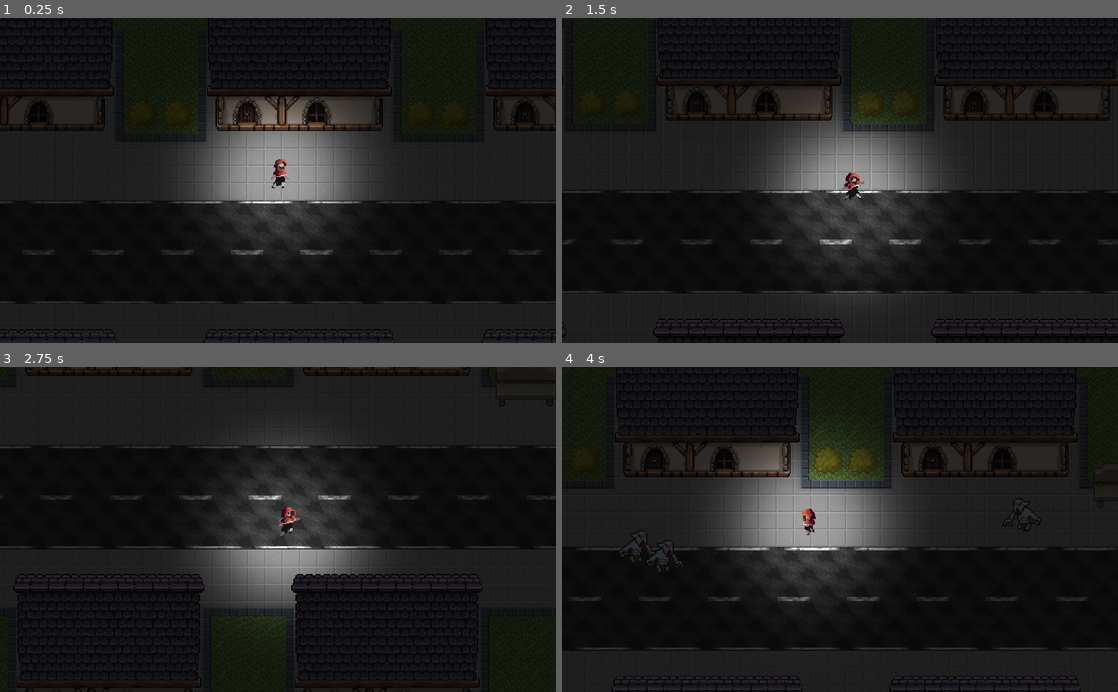
Above: before the commit, frames 1-4 (two rows, left to right).
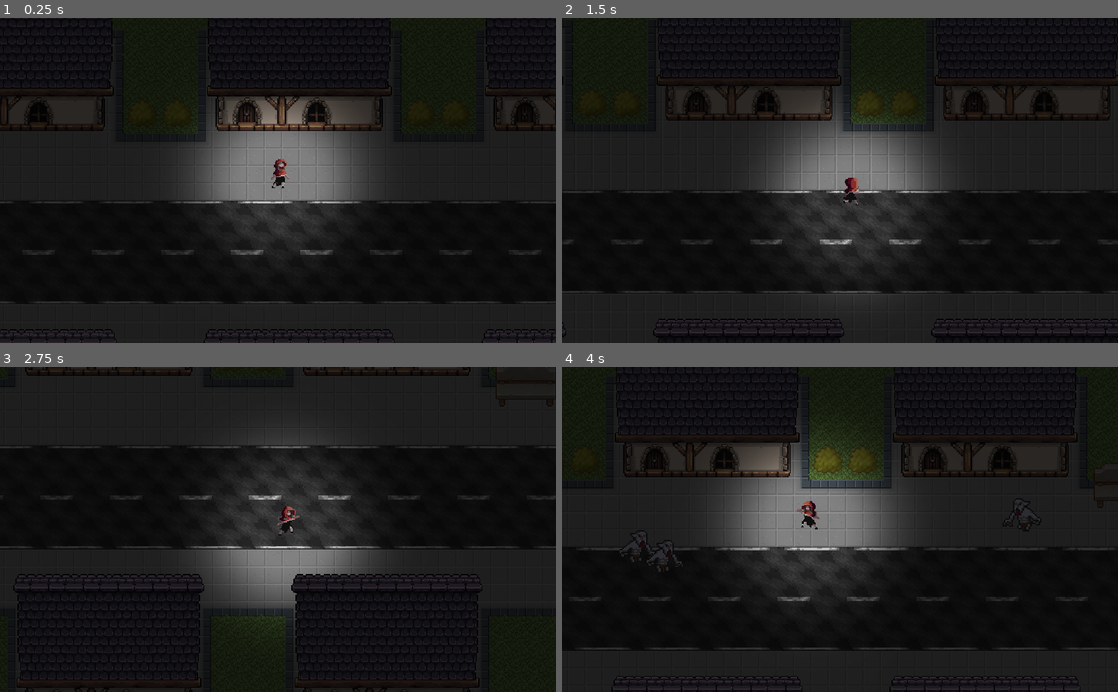
Above: after the commit, the same moments.

Repository: EispriStic/Francis
Game: Godot game, scene res://Scenes/Level01.tscn
Same seed, same stepped clock (60 frames per second), same inputs: the game is played once before the commit and once after it.
Inputs:
- Up to frame 1 (0.25 s): no input
- Up to frame 2 (1.5 s): tap Enter at 0.5 s; hold D (right) 0.53-1.28 s; hold Shift (sprint) 0.53-1.28 s; hold S (down) from 1.28 s (still down); tap Shift (sprint) at 1.35 s
- Up to frame 3 (2.75 s): release S (down) at 2.03 s; hold D (right) from 2.03 s (still down); hold Shift (sprint) from 2.03 s (still down)
- Up to frame 4 (4 s): release D (right) at 2.78 s; release Shift (sprint) at 2.78 s; hold Z (up) 2.78-3.53 s; tap Shift (sprint) at 2.85 s; hold Q (left) from 3.53 s (still down); hold Shift (sprint) from 3.53 s (still down)

The runs differ from the first frame. In frame 1, 0.9% of the frame differs, in the area x 44-56%, y 41-58%; in frame 2, 0.4%; in frame 3, 0.2%; in frame 4, 1.0%, in the area x 39-50%, y 40-57%.

Commit message:
Update
Meilleure gestion des animations du joueur
Animation va plus vite quand le joueur cours
Création d'une jauge d'endurance

Diff:
--- /dev/null
+++ b/Francis/Scenes/Interface.tscn
@@ -0,0 +1,8 @@
+[gd_scene format=2]
+
+[node name="Interface" type="Control"]
+anchor_right = 1.0
+anchor_bottom = 1.0
+__meta__ = {
+"_edit_use_anchors_": false
+}
--- a/Francis/Scenes/Level01.tscn
+++ b/Francis/Scenes/Level01.tscn
@@ -12,6 +12,7 @@
 [ext_resource path="res://Assets/TileMap/Plant.png" type="Texture" id=10]
 [ext_resource path="res://Scenes/Zombie.tscn" type="PackedScene" id=11]
 [ext_resource path="res://Scenes/Warp.tscn" type="PackedScene" id=12]
+[ext_resource path="res://Scenes/Interface.tscn" type="PackedScene" id=13]
 
 [sub_resource type="ConvexPolygonShape2D" id=26]
 points = PoolVector2Array( 32, 32, 0, 32, 0, 0, 32, 0 )
@@ -1087,6 +1088,8 @@
 scale = Vector2( 5, 1 )
 scene = "res://Scenes/MainScene.tscn"
 
+[node name="Interface" parent="." instance=ExtResource( 13 )]
+
 [connection signal="player_got_hit" from="YSort/Zombie" to="YSort/Player" method="_on_Zombie_player_got_hit"]
 [connection signal="player_got_hit" from="YSort/Zombie2" to="YSort/Player" method="_on_Zombie_player_got_hit"]
 [connection signal="player_got_hit" from="YSort/Zombie3" to="YSort/Player" method="_on_Zombie_player_got_hit"]
--- a/Francis/Scripts/Player.gd
+++ b/Francis/Scripts/Player.gd
@@ -5,6 +5,11 @@
 export var health:int = 5
 export var base_speed:int = 380
 var invincibility = 0
+export var max_energy:int = 5
+export var max_energy_cd:int = 3
+export var invincibily_seconds:int = 2
+var energy_cd = max_energy_cd
+var energy = max_energy
 
 func _ready():
 	yield(get_parent(), "ready")
@@ -14,7 +19,6 @@
 		ennemy.connect("player_got_hit", self, "on_hit")
 
 func _process(delta):
-	print(health)
 	if invincibility > 0:
 		invincibility -= delta
 	if $AnimationPlayer.current_animation.begins_with("Hit"):
@@ -24,8 +28,20 @@
 		Input.get_action_strength("down") - Input.get_action_strength("up")
 	)
 	var speed = base_speed
-	if Input.is_action_pressed("sprint"):
+	if Input.is_action_pressed("sprint") and energy > 0 and direction != Vector2.ZERO:
 		speed *= 1.2
+		energy -= delta
+		energy_cd = max_energy_cd
+		$AnimationPlayer.playback_speed = 2
+	else:
+		energy_cd -= delta
+		if energy != max_energy and energy_cd < 0:
+			energy += delta
+			if energy > max_energy:
+				energy = max_energy
+		if $AnimationPlayer.playback_speed != 1:
+			$AnimationPlayer.playback_speed = 1
+	print(energy)
 	if direction.x > 0:
 		orientation = "Right"
 	elif direction.x < 0:
@@ -34,23 +50,23 @@
 		state = "Idle"
 	else:
 		state = "Walk"
-	var animation_name = state+"_"+orientation
-	if $AnimationPlayer.current_animation != animation_name:
-		$AnimationPlayer.play(animation_name)
-		$AnimationPlayer.play(animation_name)
-
+	if not $AnimationPlayer.current_animation.begins_with(state) or not $AnimationPlayer.current_animation.ends_with(orientation):
+		play_animation(state)
 	direction = direction.normalized() * speed
 	move_and_slide(direction)
 
 func on_hit(damage):
 	if invincibility <= 0:
-		$AnimationPlayer.play("Hit_"+orientation)
+		play_animation("Hit")
 		health -= damage
-		invincibility = 2
+		invincibility = invincibily_seconds
 		if health <= 0:
 			get_parent().remove_child(self)
+
+func play_animation(name, speed=1):
+	$AnimationPlayer.play(name+"_"+orientation)
 
 
 func _on_AnimationPlayer_animation_finished(anim_name):
 	if anim_name.begins_with("Hit"):
-		$AnimationPlayer.play("Idle_"+orientation)
+		play_animation("Idle")
--- a/Francis/Scripts/Zombie.gd
+++ b/Francis/Scripts/Zombie.gd
@@ -15,13 +15,9 @@
 func _ready():
 	add_to_group("ennemies")
 	$Area2D/CollisionShape2D.shape.radius = detection_rad
-	if name == "Zombie10":
-		print($Area2D/CollisionShape2D.shape.radius)
+
 
 func _process(delta):
-	if name == "Zombie10":
-		print($Area2D/CollisionShape2D.shape.radius)
-		print(state)
 	if $AnimationPlayer.current_animation == "attack":
 		return
 
Not shown: 1 places in Francis/Scenes/Level01.tscn that only renumber resources
